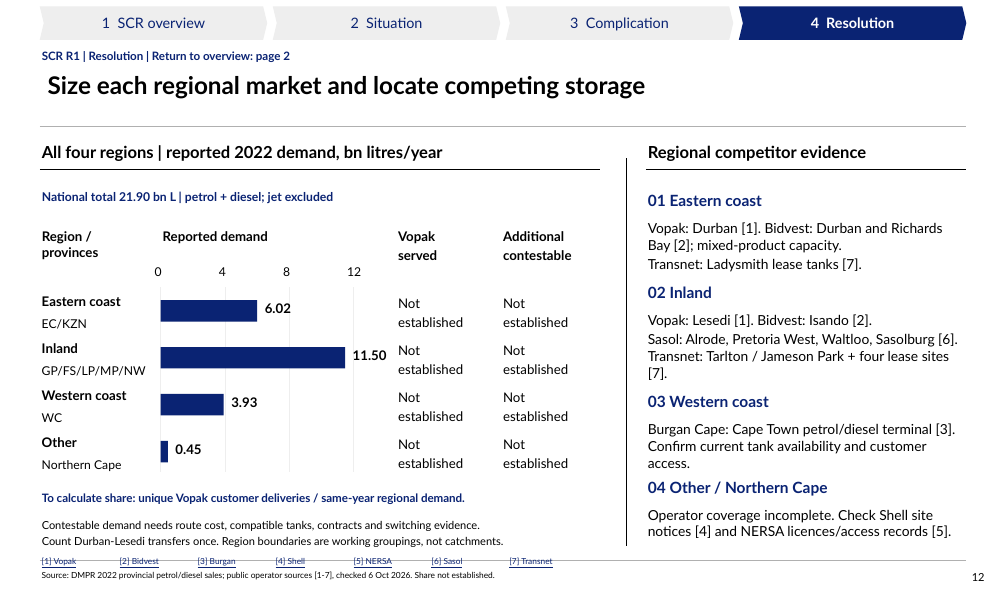
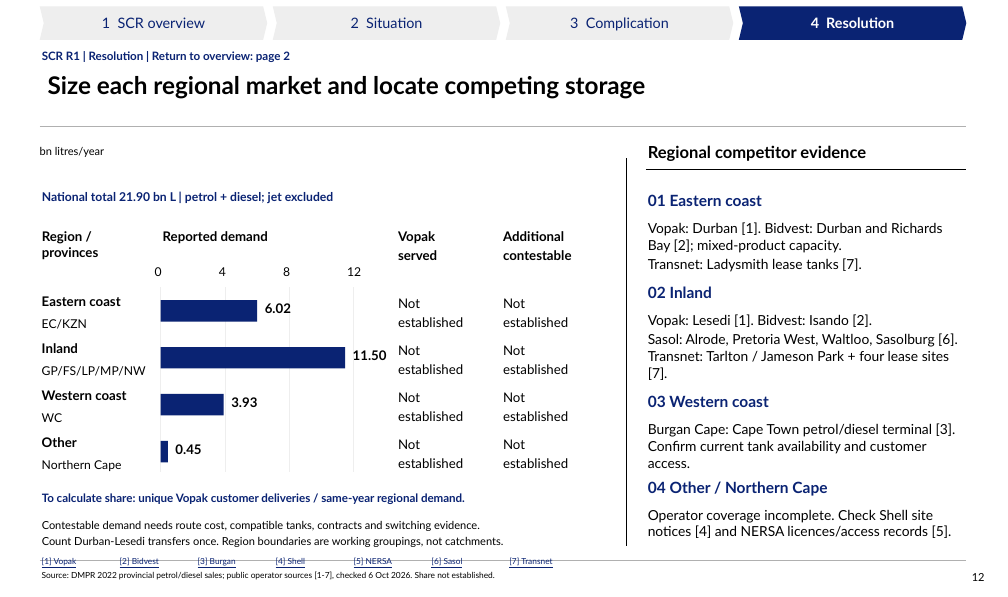
Before and after one commit to Africa-International-Advisors/liquid_fuels_model, a slide deck: slide 12 of pptx/output/delivered/Vopak_Week1_Analytical_Pack_2026_10_06.pptx. Drawn at 1008x597 pixels with LibreOffice and Linux fonts; fonts in the diff are those of the drawing; background and template pictures are left out. Boxes give left, top, right and bottom in pixels: in the first picture for what was removed or moved away, otherwise in the second. Text is boxed around its words. In the diff, an @@ line names an element or a change of style, - is before the commit and + after.

```diff
--- a/pptx/output/delivered/Vopak_Week1_Analytical_Pack_2026_10_06.pptx
+++ b/pptx/output/delivered/Vopak_Week1_Analytical_Pack_2026_10_06.pptx
@@ text at (x1=40, y1=147, x2=104, y2=157): text changed; size 15 to 10 pt; bold off @@
-All four regions | reported 2022 demand, bn litres/year
+bn litres/year
@@ line removed from (40, 169) to (601, 169) @@
```
Also in this commit, not shown: 13 other slides changed, 7 other files.
